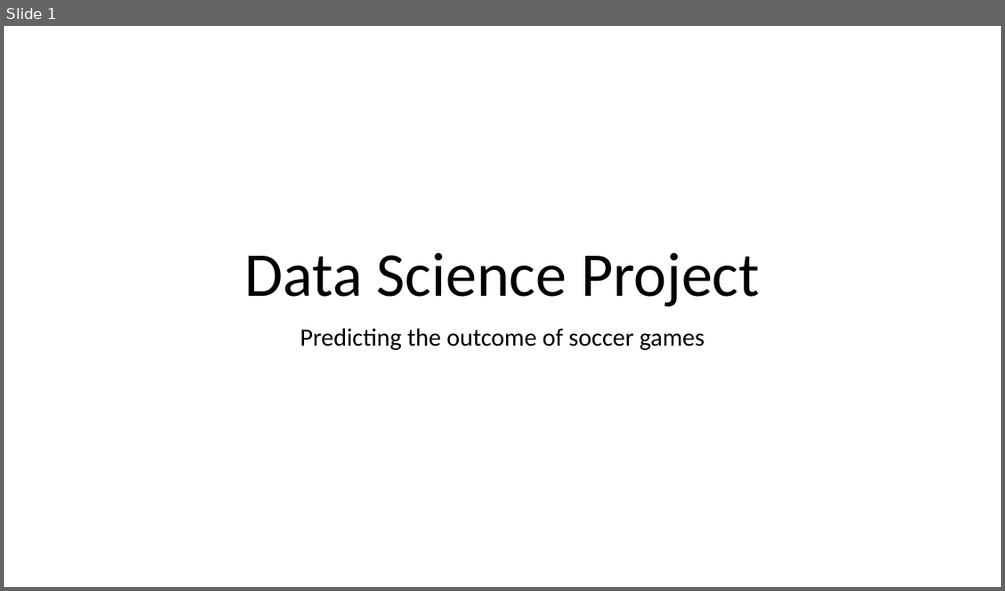
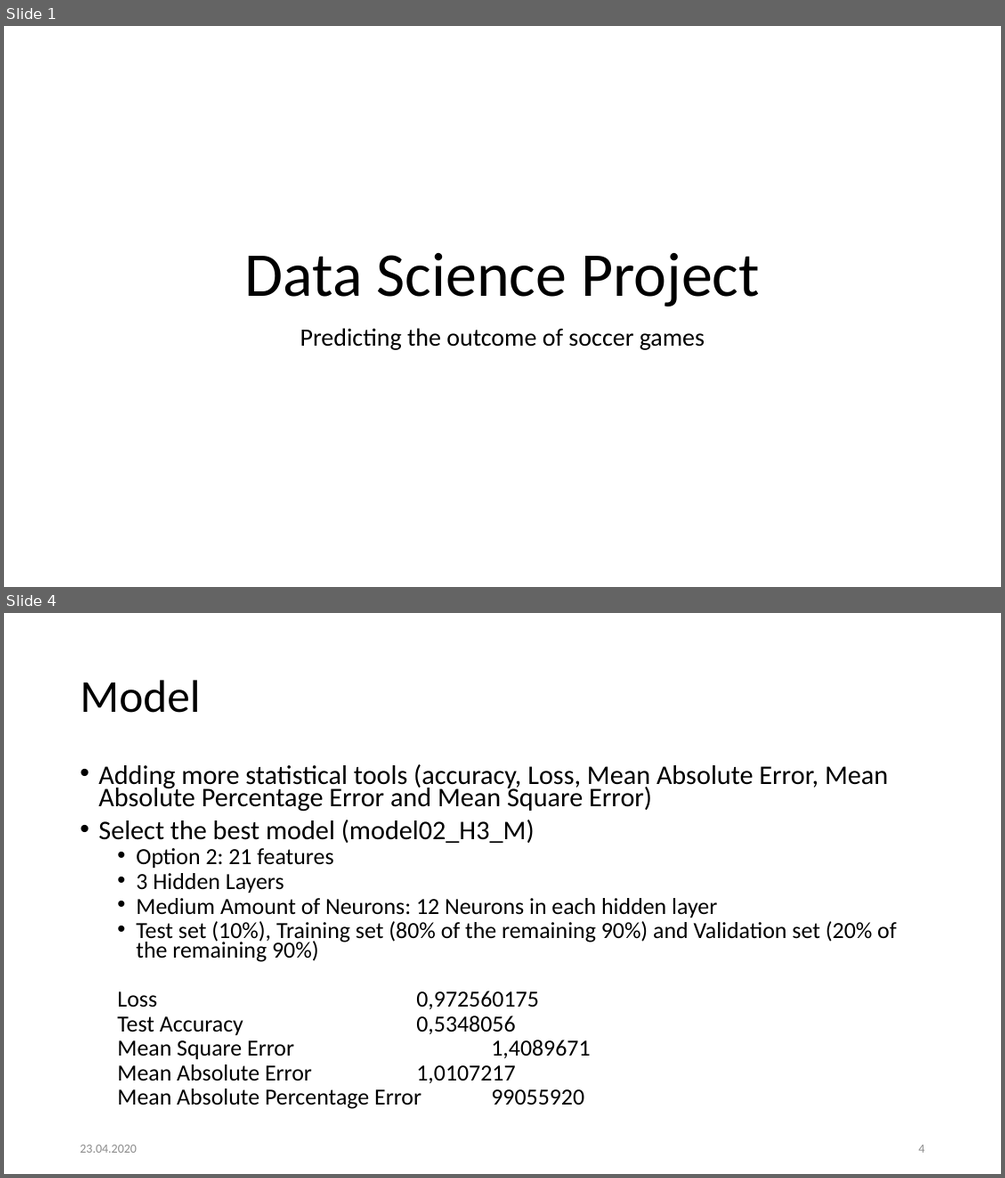
Before and after one commit to Khaledjallouli/project, a slide deck: Web/WebArchitectureDef.pptx. Shown one above the other, each under a label of ours: slide 1 before the commit, slides 1 and 4 after it; the slides between them are not shown. The pictures are 1005x591 and 1005x1178 pixels, drawn with LibreOffice and Linux fonts; fonts in the diff are those of the drawing; background and template pictures are left out. Boxes give left, top, right and bottom in pixels: in the first picture for what was removed or moved away, otherwise in the second. Text is boxed around its words. In the diff, an @@ line names an element or a change of style, - is before the commit and + after.

```diff
--- a/Web/WebArchitectureDef.pptx
+++ b/Web/WebArchitectureDef.pptx
@@ slide 4 added at [4,613,1001,1174], background #FFFFFF @@
@@ title added at [80,680,200,713], 44 pt, text #000000 @@
+Model
@@ text added at [98,764,897,1109], 22.2 pt, text #000000 @@
+• Adding more statistical tools (accuracy, Loss, Mean Absolute Error, Mean Absolute Percentage Error and Mean Square Error)
+• Select the best model (model02_H3_M)
+  • Option 2: 21 features
+  • 3 Hidden Layers
+  • Medium Amount of Neurons: 12 Neurons in each hidden layer
+  • Test set (10%), Training set (80% of the remaining 90%) and Validation set (20% of the remaining 90%)
+  Loss 0,972560175
+  Test Accuracy 0,5348056
+  Mean Square Error 1,4089671
+  Mean Absolute Error 1,0107217
+  Mean Absolute Percentage Error 99055920
@@ text added at [80,1144,137,1152], 12 pt, text #8C8C8C @@
+23.04.2020
@@ page number added at [918,1144,924,1152], 12 pt, text #8C8C8C @@
+4
```
Also in this commit, not shown: 4 slides changed, 3 other slides added.
